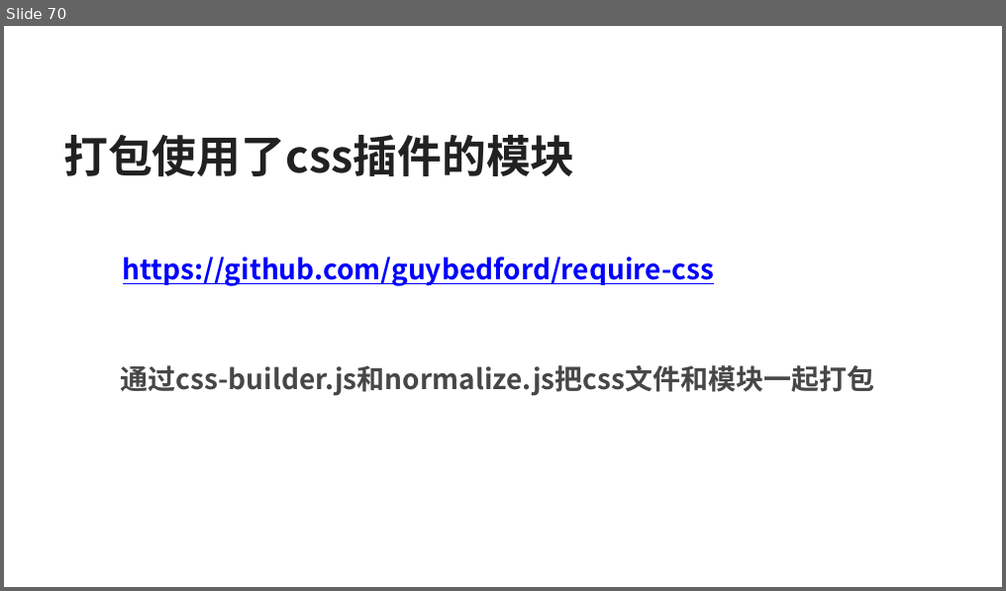
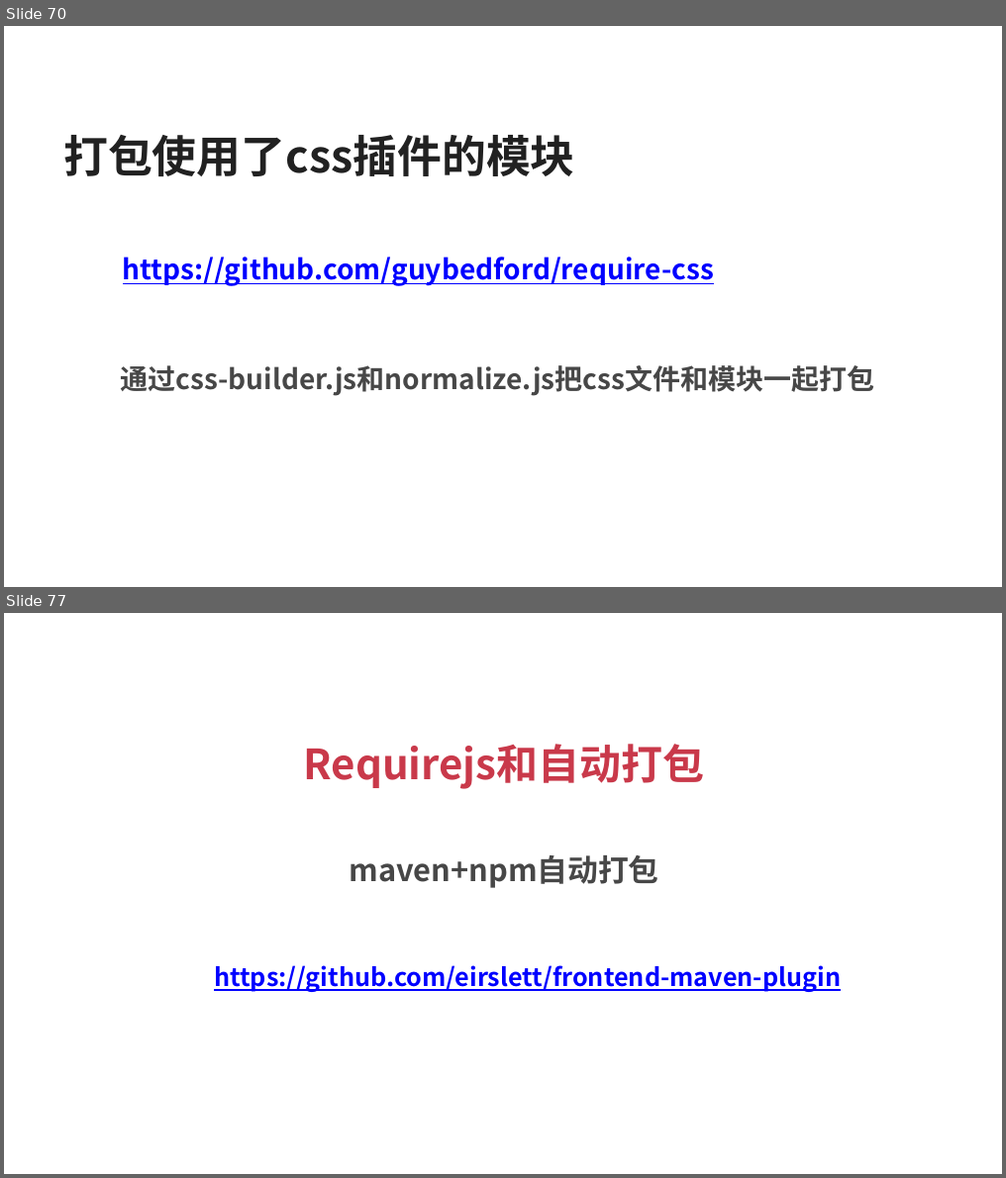
Before and after one commit to silvajs/lecturer, a slide deck: requirejs/doc/requirejs.pptx. Shown one above the other, each under a label of ours: slide 70 before the commit, slides 70 and 77 after it; the slides between them are not shown. The pictures are 1006x591 and 1006x1178 pixels, drawn with LibreOffice and Linux fonts; fonts in the diff are those of the drawing. Boxes give left, top, right and bottom in pixels: in the first picture for what was removed or moved away, otherwise in the second. Text is boxed around its words. In the diff, an @@ line names an element or a change of style, - is before the commit and + after.

```diff
--- a/requirejs/doc/requirejs.pptx
+++ b/requirejs/doc/requirejs.pptx
@@ slide 77 added at (4,613,1002,1174), background #FFFFFF @@
@@ title added at (304,744,705,789), 30 pt, text #C9394A, bold @@
+Requirejs和自动打包
@@ text added at (350,856,659,888), 22 pt, text #474747, bold @@
+maven+npm自动打包
@@ text added at (214,965,841,992), 18 pt, text #0000FF, bold, underline @@
+https://github.com/eirslett/frontend-maven-plugin
```
Also in this commit, not shown: 11 other slides added, 4 other files.
